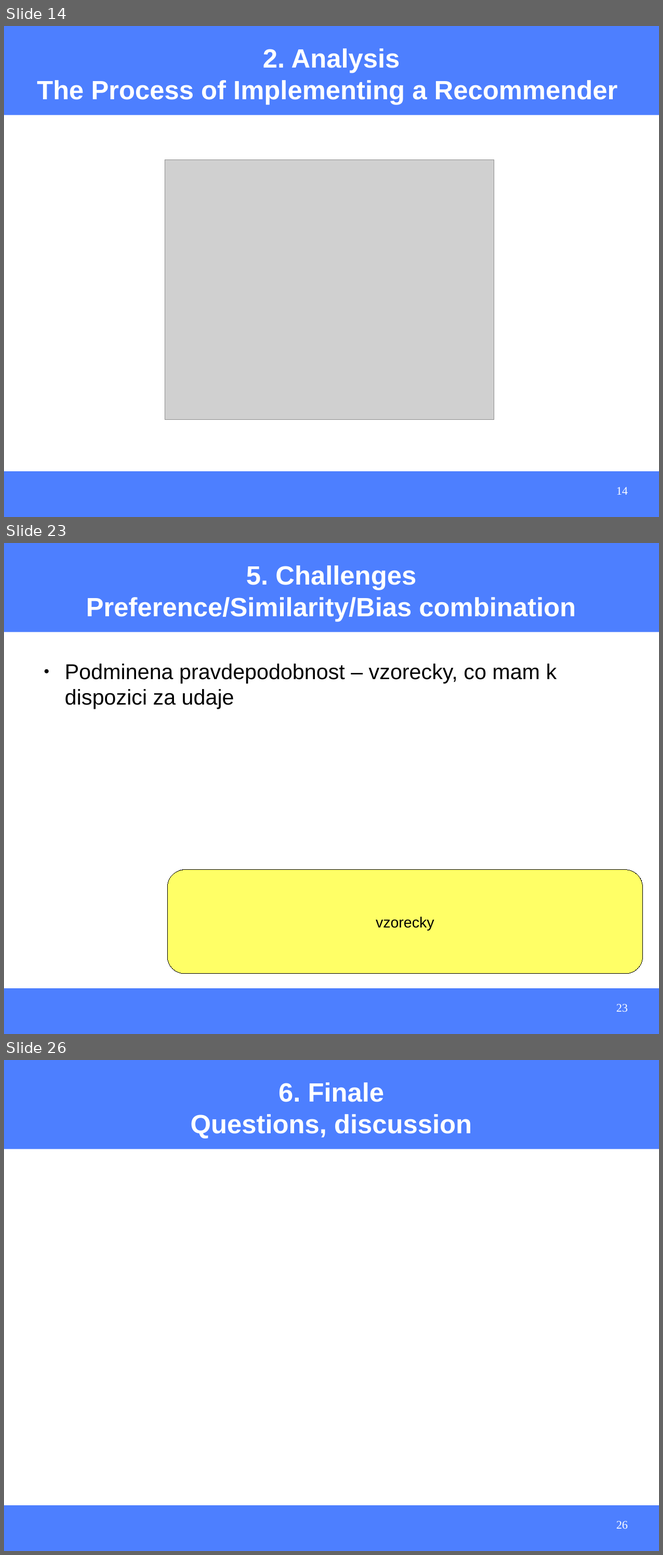
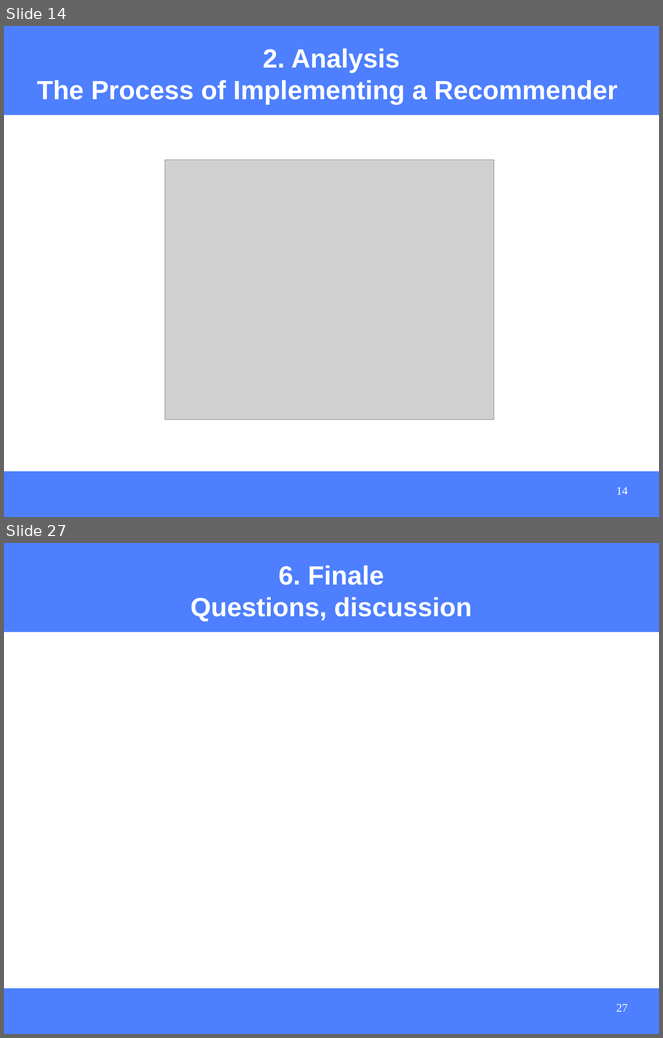
Before and after one commit to hasantayyar/unresyst, a slide deck: docs/presentations/unresyst_seminar_110308.odp. Shown one above the other, each under a label of ours: slides 14, 23 and 26 before the commit, slides 14 and 27 after it; the slides between them are not shown. The pictures are 663x1555 and 663x1038 pixels, drawn with LibreOffice and Linux fonts; fonts in the diff are those of the drawing; grey boxes stand for pictures. Boxes give left, top, right and bottom in pixels: in the first picture for what was removed or moved away, otherwise in the second. Text is boxed around its words. In the diff, an @@ line names an element or a change of style, - is before the commit and + after.

```diff
--- a/docs/presentations/unresyst_seminar_110308.odp
+++ b/docs/presentations/unresyst_seminar_110308.odp
@@ slide 23 removed at [4, 543, 659, 1034], background #FFFFFF; not listed: 2 template elements that a slide beside it also shows @@
@@ title removed at [86, 565, 576, 622] @@
-5. Challenges
-Preference/Similarity/Bias combination
@@ text removed at [65, 664, 557, 709] @@
-● Podminena pravdepodobnost – vzorecky, co mam k dispozici za udaje
@@ rounded rectangle removed at [167, 870, 643, 974] @@
-vzorecky
@@ page number removed at [617, 1004, 628, 1012] @@
-23
@@ what was slide 26 is now slide 27 @@
@@ page number at [617, 1004, 628, 1012]: text changed @@
-26
+27
```
Also in this commit, not shown: 3 slides changed, 9 slides added, 7 other slides removed, 16 other files.
